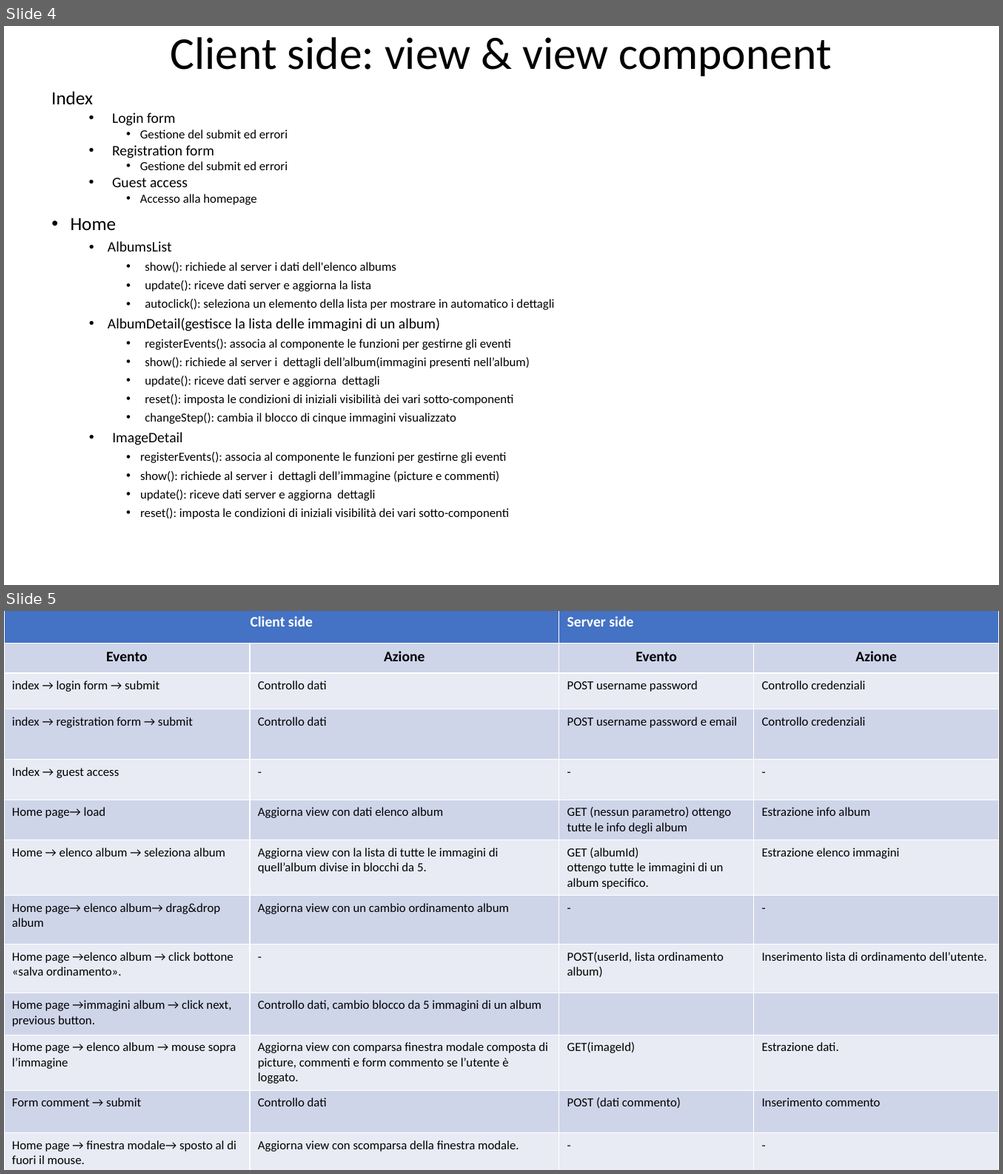
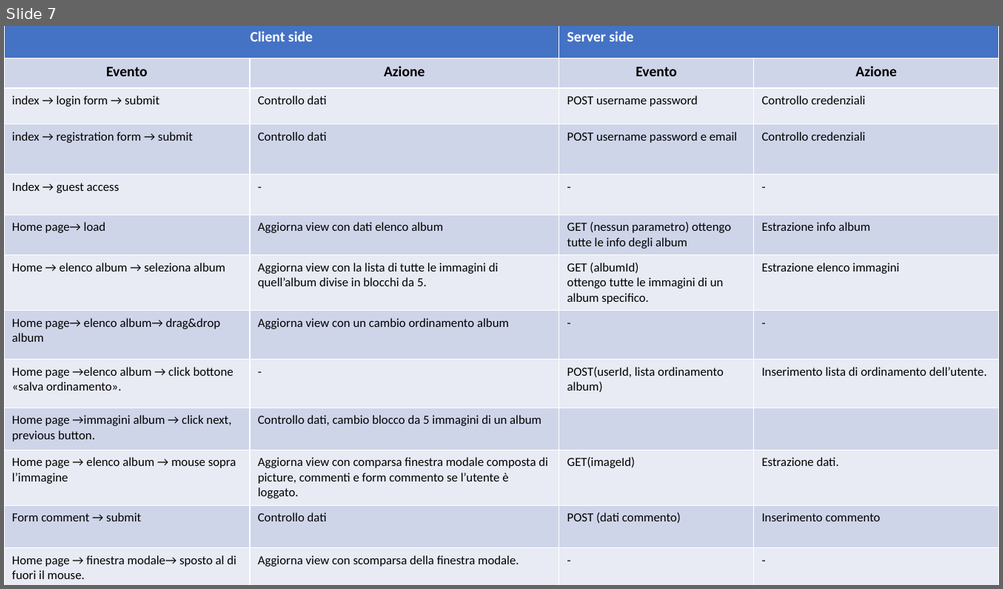
Before and after one commit to Giulsmoon/TecnologiePerIlWeb_Project1, a slide deck: Presentazioni Powerpoint/Progetto1_versione_RIA.pptx. Shown one above the other, each under a label of ours: slides 4 and 5 before the commit, slide 7 after it. The pictures are 1003x1174 and 1003x589 pixels, drawn with LibreOffice and Linux fonts; fonts in the diff are those of the drawing. Boxes give left, top, right and bottom in pixels: in the first picture for what was removed or moved away, otherwise in the second. Text is boxed around its words. In the diff, an @@ line names an element or a change of style, - is before the commit and + after.

```diff
--- a/Presentazioni Powerpoint/Progetto1_versione_RIA.pptx
+++ b/Presentazioni Powerpoint/Progetto1_versione_RIA.pptx
@@ slide 4 removed at bbox=[4, 26, 999, 585], background #FFFFFF @@
@@ title removed at bbox=[170, 37, 831, 76] @@
-Client side: view & view component
@@ text removed at bbox=[51, 91, 287, 205] @@
-Index
-  • Login form
-    • Gestione del submit ed errori
-  • Registration form
-    • Gestione del submit ed errori
-  • Guest access
-    • Accesso alla homepage
@@ text removed at bbox=[71, 218, 554, 520] @@
-• Home
-  • AlbumsList
-    • show(): richiede al server i dati dell'elenco albums
-    • update(): riceve dati server e aggiorna la lista
-    • autoclick(): seleziona un elemento della lista per mostrare in automatico i dettagli
-  • AlbumDetail(gestisce la lista delle immagini di un album)
-    • registerEvents(): associa al componente le funzioni per gestirne gli eventi
-    • show(): richiede al server i dettagli dell’album(immagini presenti nell’album)
-    • update(): riceve dati server e aggiorna dettagli
-    • reset(): imposta le condizioni di iniziali visibilità dei vari sotto-componenti
-    • changeStep(): cambia il blocco di cinque immagini visualizzato
-  • ImageDetail
-    • registerEvents(): associa al componente le funzioni per gestirne gli eventi
-    • show(): richiede al server i dettagli dell’immagine (picture e commenti)
-    • update(): riceve dati server e aggiorna dettagli
-    • reset(): imposta le condizioni di iniziali visibilità dei vari sotto-componenti
@@ what was slide 5 is now slide 7 @@
```
Also in this commit, not shown: 3 slides changed, 3 slides added, 10 other files.
